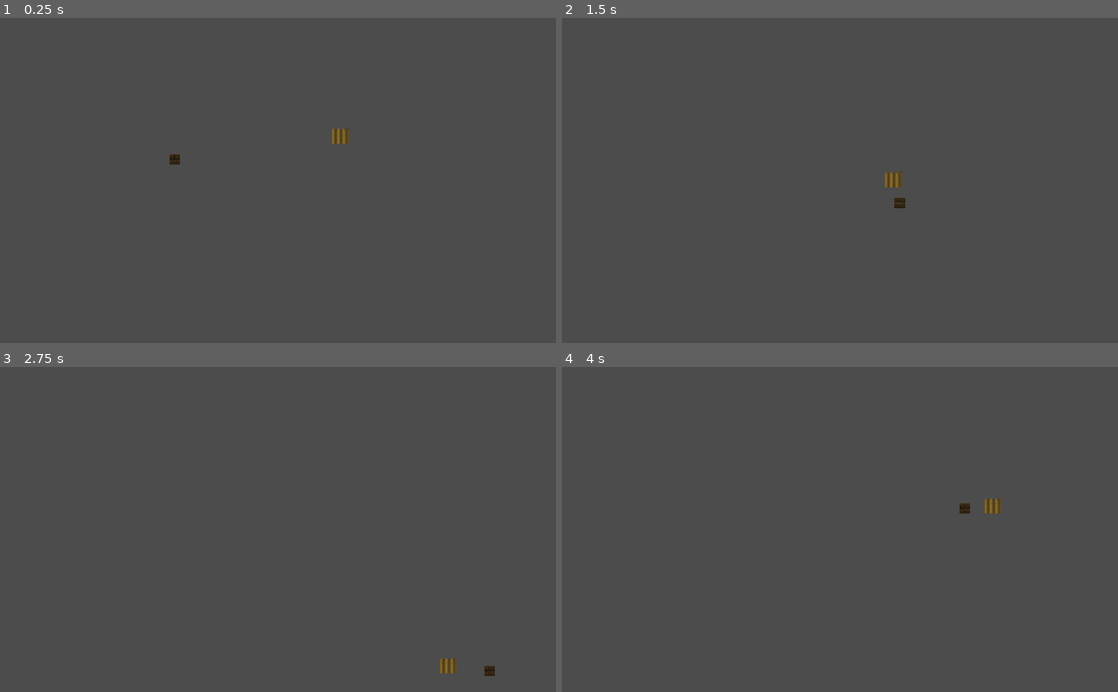
Above: before the commit, frames 1-4 (two rows, left to right).
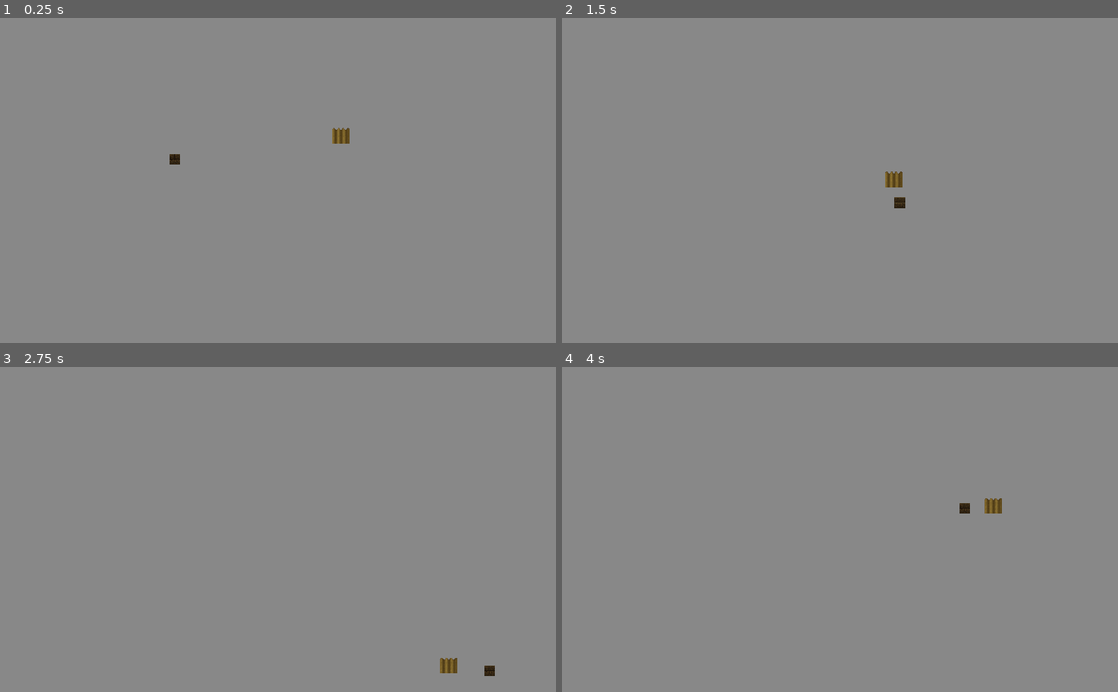
Above: after the commit, the same moments.

Repository: cleithem4/Final_Project
Game: Godot game, scene res://Game.tscn
Same seed, same stepped clock (60 frames per second), same inputs: the game is played once before the commit and once after it.
Inputs:
- Up to frame 1 (0.25 s): no input
- Up to frame 2 (1.5 s): tap Enter at 0.5 s; hold D (right) 0.53-1.28 s; hold S (down) from 1.28 s (still down)
- Up to frame 3 (2.75 s): release S (down) at 2.03 s; hold D (right) from 2.03 s (still down)
- Up to frame 4 (4 s): release D (right) at 2.78 s; hold W (up) 2.78-3.53 s; hold A (left) from 3.53 s (still down)

The runs differ from the first frame. In frame 1, 100% of the frame differs, in the area x 0-100%, y 0-100%; in frame 2, 100%; in frame 3, 100%; in frame 4, 100%.

Commit message:
completed enemy chasing character
Enemy chasing character done!

Diff:
--- a/Enemy/EnemyType1.gd
+++ b/Enemy/EnemyType1.gd
@@ -3,10 +3,11 @@
 export var speed = 350
 var motion = Vector2.ZERO
 
+
 var player = null
 
 #Process the game
-func _physics_process(delta):
+func _physics_process(_delta):
 	motion = Vector2.ZERO
 	if player:
 		motion = position.direction_to(player.position) * speed
--- a/Game.tscn
+++ b/Game.tscn
@@ -5,6 +5,12 @@
 
 [node name="Game" type="Node2D"]
 
+[node name="ColorRect" type="ColorRect" parent="."]
+margin_right = 1135.0
+margin_bottom = 608.0
+rect_scale = Vector2( 0.903201, 1 )
+color = Color( 0.537255, 0.537255, 0.537255, 1 )
+
 [node name="EnemyType1" parent="." instance=ExtResource( 2 )]
 position = Vector2( 628, 217 )
 
--- a/Player/Player.gd
+++ b/Player/Player.gd
@@ -12,6 +12,6 @@
 
 
 #Process the game
-func _physics_process(delta):
+func _physics_process(_delta):
 	get_input()
-	move_and_slide(velocity) * delta
+	move_and_slide(velocity)
